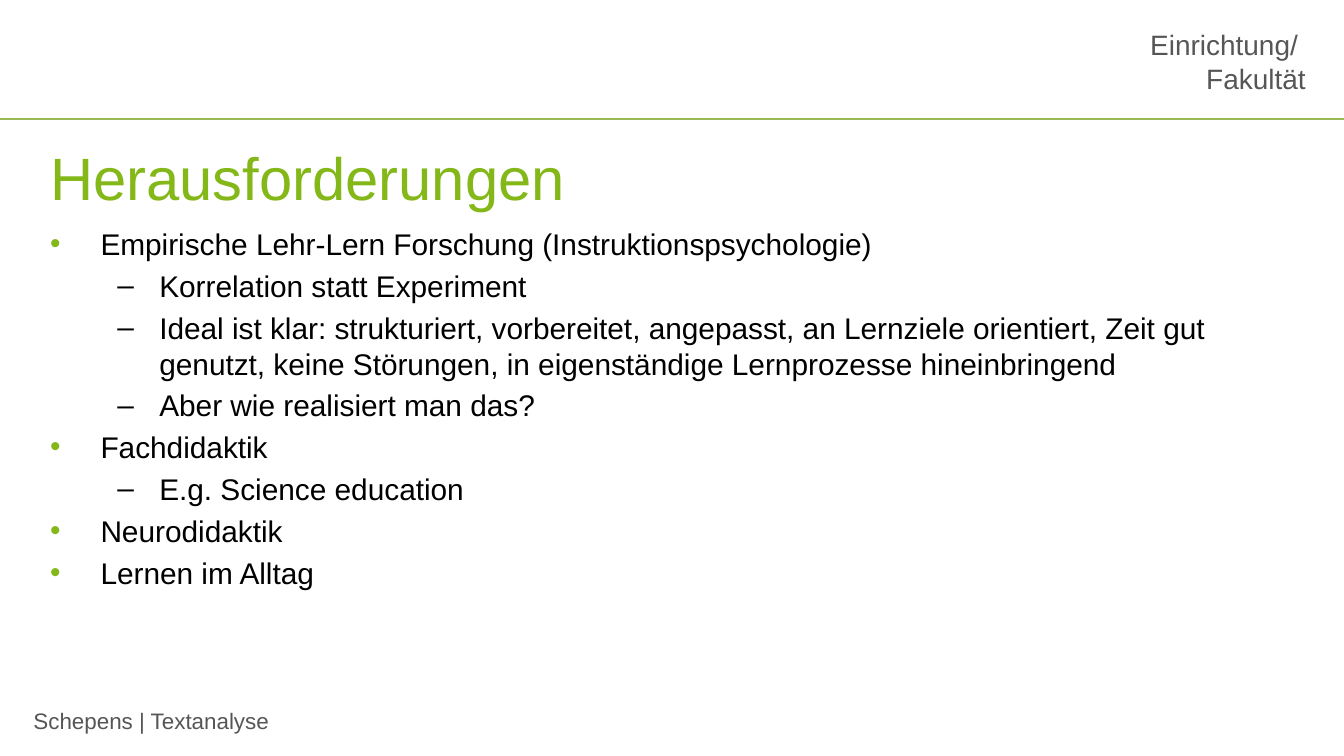
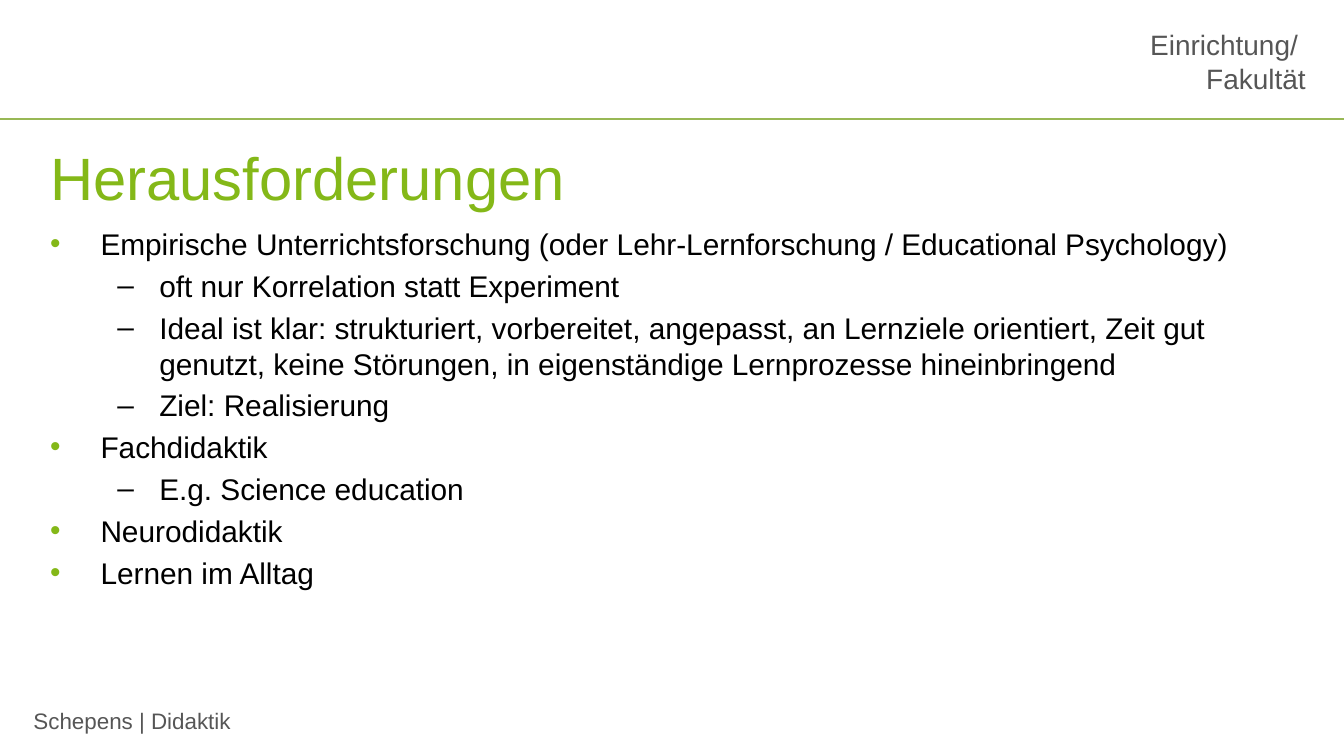
Before and after one commit to jobschepens/didakt, a slide deck: slide 11 of folien/week1.pptx (slide 7 before the commit). Drawn at 1344x756 pixels with LibreOffice and Linux fonts; fonts in the diff are those of the drawing; background and template pictures are left out. Boxes give left, top, right and bottom in pixels: in the first picture for what was removed or moved away, otherwise in the second. Text is boxed around its words. In the diff, an @@ line names an element or a change of style, - is before the commit and + after.

```diff
--- a/folien/week1.pptx
+++ b/folien/week1.pptx
@@ text at (x1=101, y1=233, x2=1227, y2=302): text changed @@
-• Empirische Lehr-Lern Forschung (Instruktionspsychologie)
-  – Korrelation statt Experiment
+• Empirische Unterrichtsforschung (oder Lehr-Lernforschung / Educational Psychology)
+  – oft nur Korrelation statt Experiment
@@ text at (x1=159, y1=394, x2=389, y2=422): text changed @@
-  – Aber wie realisiert man das?
+  – Ziel: Realisierung
@@ text at (x1=33, y1=713, x2=231, y2=734): text changed @@
-Schepens | Textanalyse
+Schepens | Didaktik
```
Also in this commit, not shown: 16 other slides changed, 1 slide added, 1 other file.
